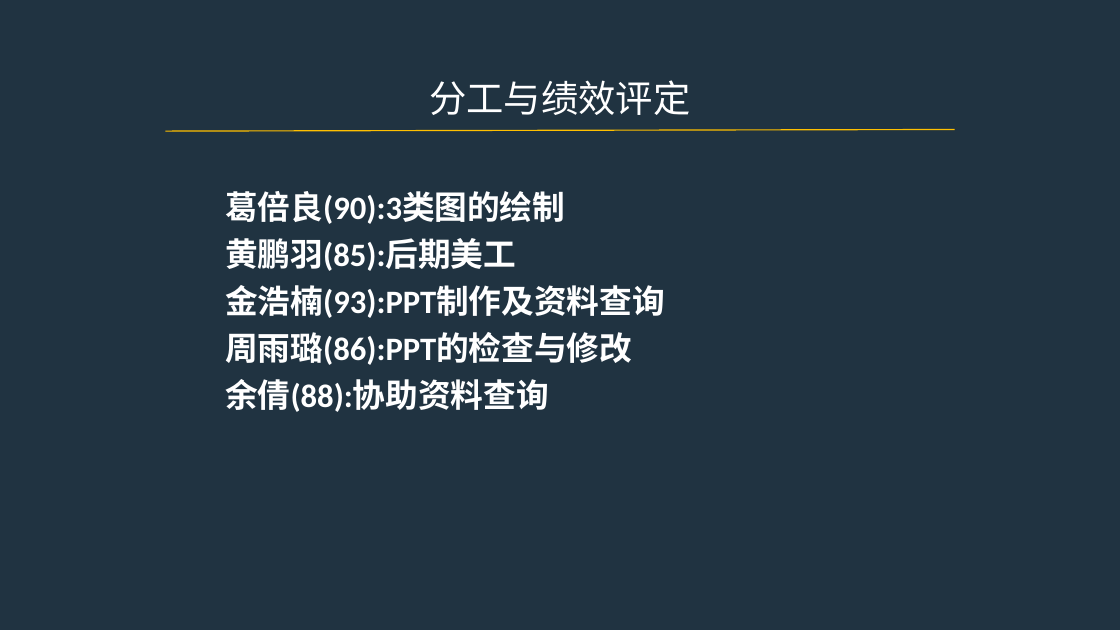
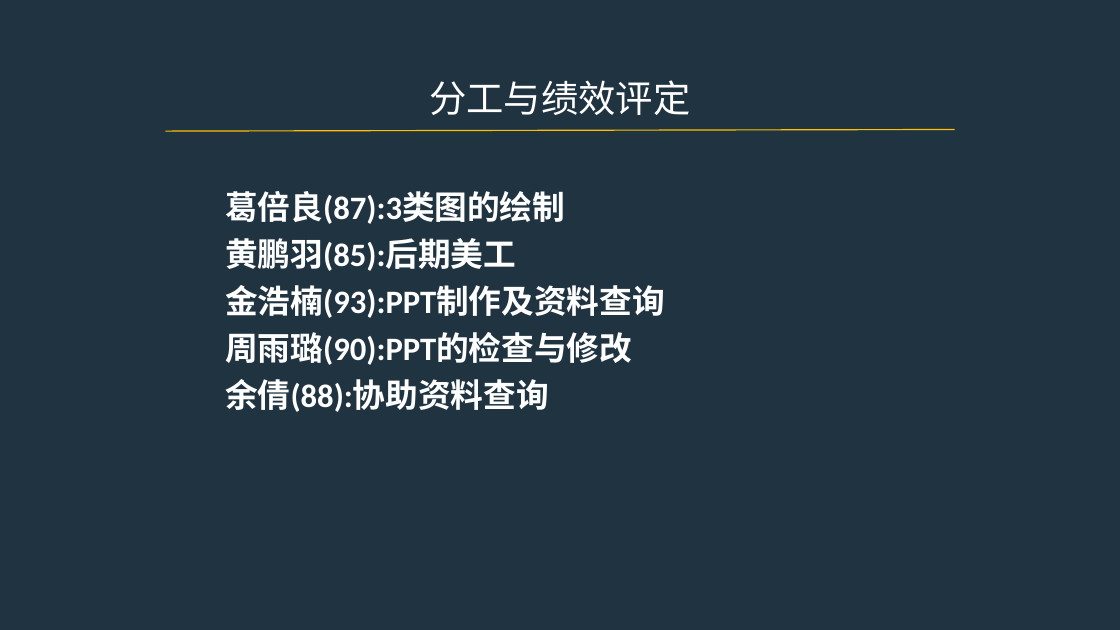
Before and after one commit to PRD2017-G07/G07-teamwork, a slide deck: slide 36 of 0PPT/UML图2.pptx (slide 18 before the commit). Drawn at 1120x630 pixels with LibreOffice and Linux fonts; fonts in the diff are those of the drawing. Boxes give left, top, right and bottom in pixels: in the first picture for what was removed or moved away, otherwise in the second. Text is boxed around its words. In the diff, an @@ line names an element or a change of style, - is before the commit and + after.

```diff
--- a/0PPT/UML图2.pptx
+++ b/0PPT/UML图2.pptx
@@ text at bbox=[225, 191, 565, 224]: text changed @@
-葛倍良(90):3类图的绘制
+葛倍良(87):3类图的绘制
@@ text at bbox=[225, 332, 632, 365]: text changed @@
-周雨璐(86):PPT的检查与修改
+周雨璐(90):PPT的检查与修改
```
Also in this commit, not shown: 8 other slides changed, 19 slides added.
